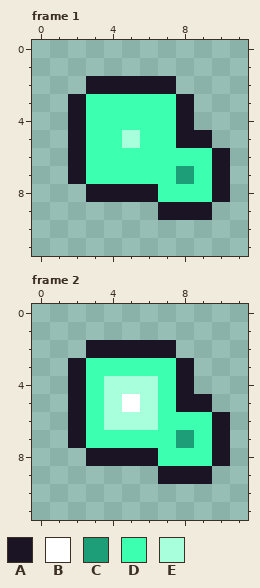
A pixel-art file gets an edit: tools/art/sparks/spark_digital.aseprite. Above, as it was before the edit.
12x12 pixels, 4 frames. Shown: frame 1, frame 2. The commit also changed other frames, which this record leaves out.
Visible layers, top first: "glow", "base".
Palette (. is transparent): A #1a1424  B #ffffff  C #1e9e78  D #3dffb0  E #a8ffdc
Pixels before, frame 1, first column x 2:
 2 .AAAAA...
 3 ADDDDDA..
 4 ADDDDDA..
 5 ADDEDDAA.
 6 ADDDDDDDA
 7 ADDDDDCDA
 8 .AAAADDDA
 9 .....AAA.
Pixels before, frame 2, first column x 2:
 2 .AAAAA...
 3 ADDDDDA..
 4 ADEEEDA..
 5 ADEBEDAA.
 6 ADEEEDDDA
 7 ADDDDDCDA
 8 .AAAADDDA
 9 .....AAA.
New version:
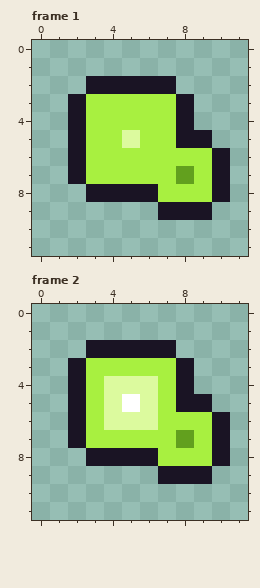
Difference:
colour C: #1e9e78 -> #62a01e
colour D: #3dffb0 -> #a8f040
colour E: #a8ffdc -> #dcfa9e
Pixel boxes of the changes (left, top, right, bottom) in both pictures:
changed: (86, 94, 212, 202)
changed: (86, 358, 212, 466)
